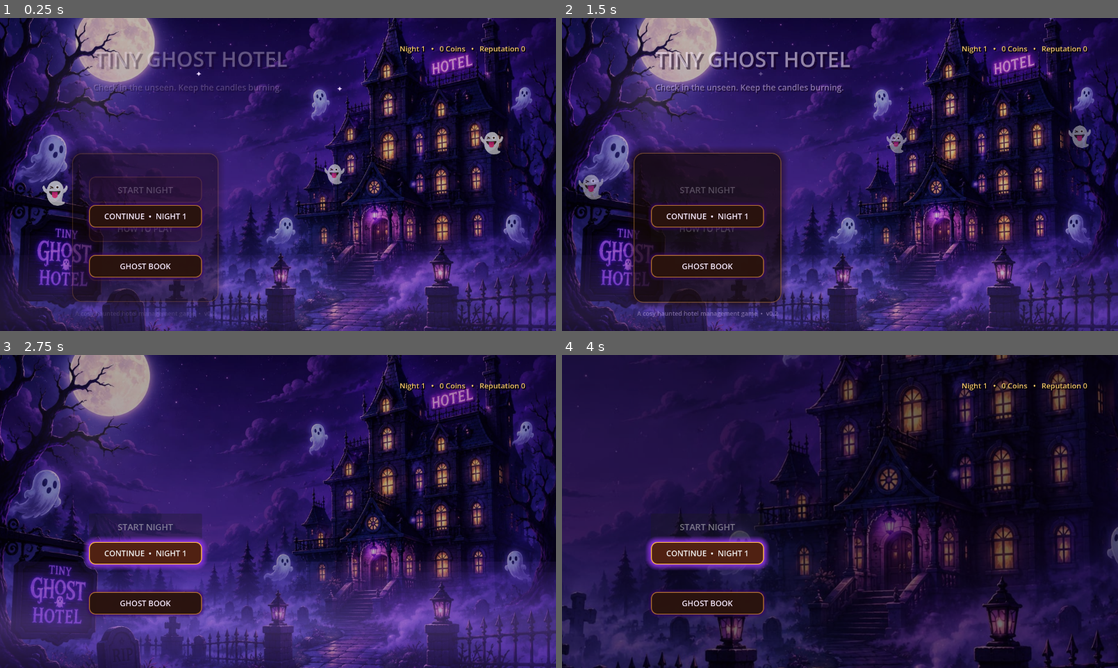
Above: before the commit, frames 1-4 (two rows, left to right).
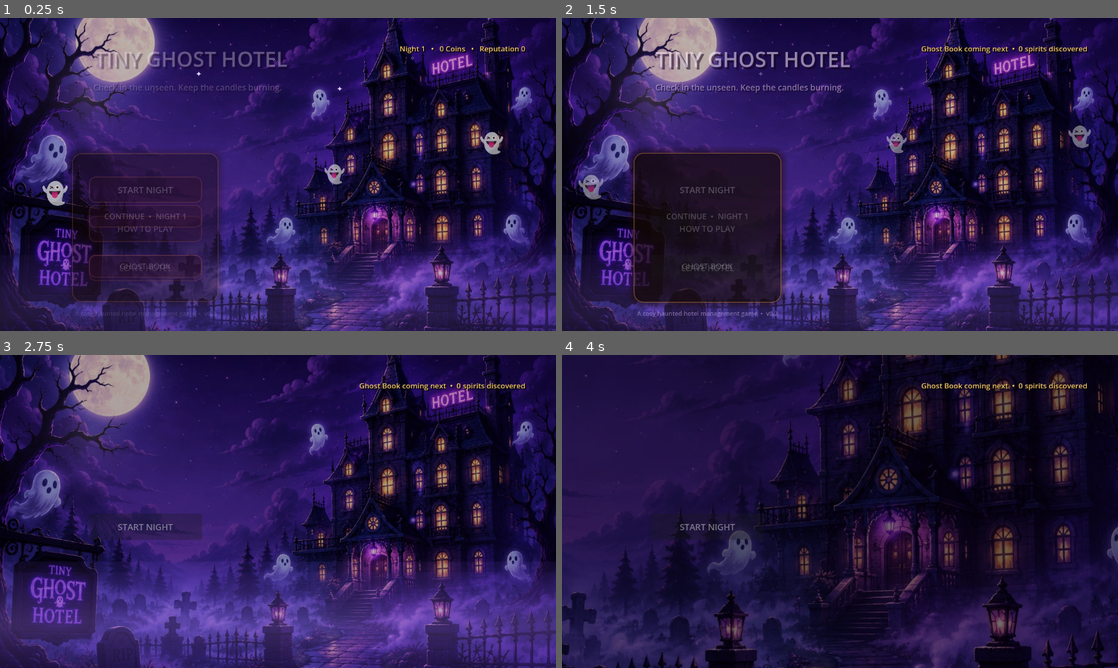
Above: after the commit, the same moments.

Repository: 22koki/tiny-ghost-hotel
Game: Godot game, scene res://scenes/MainMenu.tscn
The game is run twice, just before and just after one commit, with the same random seed, the same clock (stepped at 60 frames per second) and the same inputs.
Inputs (mouse positions are in pixels of both pictures, inside the frame that each line leads up to):
- Up to frame 1 (0.25 s): no input
- Up to frame 2 (1.5 s): click "GHOST BOOK" at 0.5 s; click "START NIGHT" at 1.25 s
- Up to frame 3 (2.75 s): click (144, 552) at 2 s, where only the run before the commit has a clickable "CONTINUE • NIGHT 1"
- Up to frame 4 (4 s): click (706, 552) at 2.75 s, where only the run before the commit has a clickable "CONTINUE • NIGHT 1"; click (706, 552) at 3.5 s, where only the run before the commit has a clickable "CONTINUE • NIGHT 1"

The runs differ from the first frame. In frame 1, 2.7% of the frame differs, in the area x 15-37%, y 59-84%; in frame 2, 2.3%; in frame 3, 4.2%, in the area x 15-95%, y 8-84%; in frame 4, 4.2%.

Commit message:
feat: wire menu to persistent hotel progression

Diff:
--- a/scripts/main_menu.gd
+++ b/scripts/main_menu.gd
@@ -24,7 +24,10 @@
 
 @onready var enter_hotel_button: Button = $EnterHotelButton
 @onready var how_to_play_button: Button = $HowToPlayButton
+@onready var load_game_button: Button = $LoadGameButton
+@onready var ghost_book_button: Button = $GhostBookButton
 @onready var quit_button: Button = $QuitButton
+@onready var hotel_status_label: Label = $HotelStatusLabel
 
 @onready var how_to_play_overlay: ColorRect = $HowToPlayOverlay
 @onready var how_to_play_panel: Panel = $HowToPlayOverlay/HowToPlayPanel
@@ -62,6 +65,7 @@
 
 	animate_menu_entrance()
 	start_background_animations()
+	update_progress_ui()
 
 
 func _unhandled_input(event: InputEvent) -> void:
@@ -104,6 +108,16 @@
 	)
 
 	connect_button(
+		load_game_button,
+		_on_load_game_pressed
+	)
+
+	connect_button(
+		ghost_book_button,
+		_on_ghost_book_pressed
+	)
+
+	connect_button(
 		quit_button,
 		_on_quit_pressed
 	)
@@ -125,7 +139,9 @@
 func setup_button_animations() -> void:
 	var buttons: Array[Button] = [
 		enter_hotel_button,
+		load_game_button,
 		how_to_play_button,
+		ghost_book_button,
 		quit_button,
 		close_how_to_play_button
 	]
@@ -157,7 +173,9 @@
 	footer_label.modulate.a = 0.0
 
 	enter_hotel_button.modulate.a = 0.0
+	load_game_button.modulate.a = 0.0
 	how_to_play_button.modulate.a = 0.0
+	ghost_book_button.modulate.a = 0.0
 	quit_button.modulate.a = 0.0
 
 	title_label.scale = Vector2(0.72, 0.72)
@@ -214,10 +232,24 @@
 	)
 
 	tween.tween_property(
+		load_game_button,
+		"modulate:a",
+		1.0,
+		1.08
+	)
+
+	tween.tween_property(
 		how_to_play_button,
 		"modulate:a",
 		1.0,
 		1.15
+	)
+
+	tween.tween_property(
+		ghost_book_button,
+		"modulate:a",
+		1.0,
+		1.22
 	)
 
 	tween.tween_property(
@@ -646,7 +678,9 @@
 
 func play_enter_hotel_transition() -> void:
 	enter_hotel_button.disabled = true
+	load_game_button.disabled = true
 	how_to_play_button.disabled = true
+	ghost_book_button.disabled = true
 	quit_button.disabled = true
 
 	stop_background_animations()
@@ -659,7 +693,9 @@
 		subtitle_label,
 		menu_panel,
 		enter_hotel_button,
+		load_game_button,
 		how_to_play_button,
+		ghost_book_button,
 		quit_button,
 		footer_label,
 		star_one,
@@ -822,3 +858,26 @@
 		return
 
 	get_tree().quit()
+
+func update_progress_ui() -> void:
+	load_game_button.text = "CONTINUE  •  NIGHT %d" % GameState.current_night
+	hotel_status_label.text = "Night %d   •   %d Coins   •   Reputation %d" % [
+		GameState.current_night,
+		GameState.coins,
+		GameState.hotel_reputation
+	]
+
+
+func _on_load_game_pressed() -> void:
+	if entering_hotel or popup_open:
+		return
+	animate_button_press(load_game_button)
+	await play_enter_hotel_transition()
+	get_tree().change_scene_to_file("res://main.tscn")
+
+
+func _on_ghost_book_pressed() -> void:
+	if entering_hotel or popup_open:
+		return
+	animate_button_press(ghost_book_button)
+	hotel_status_label.text = "Ghost Book coming next  •  %d spirits discovered" % GameState.discovered_ghosts.size()
